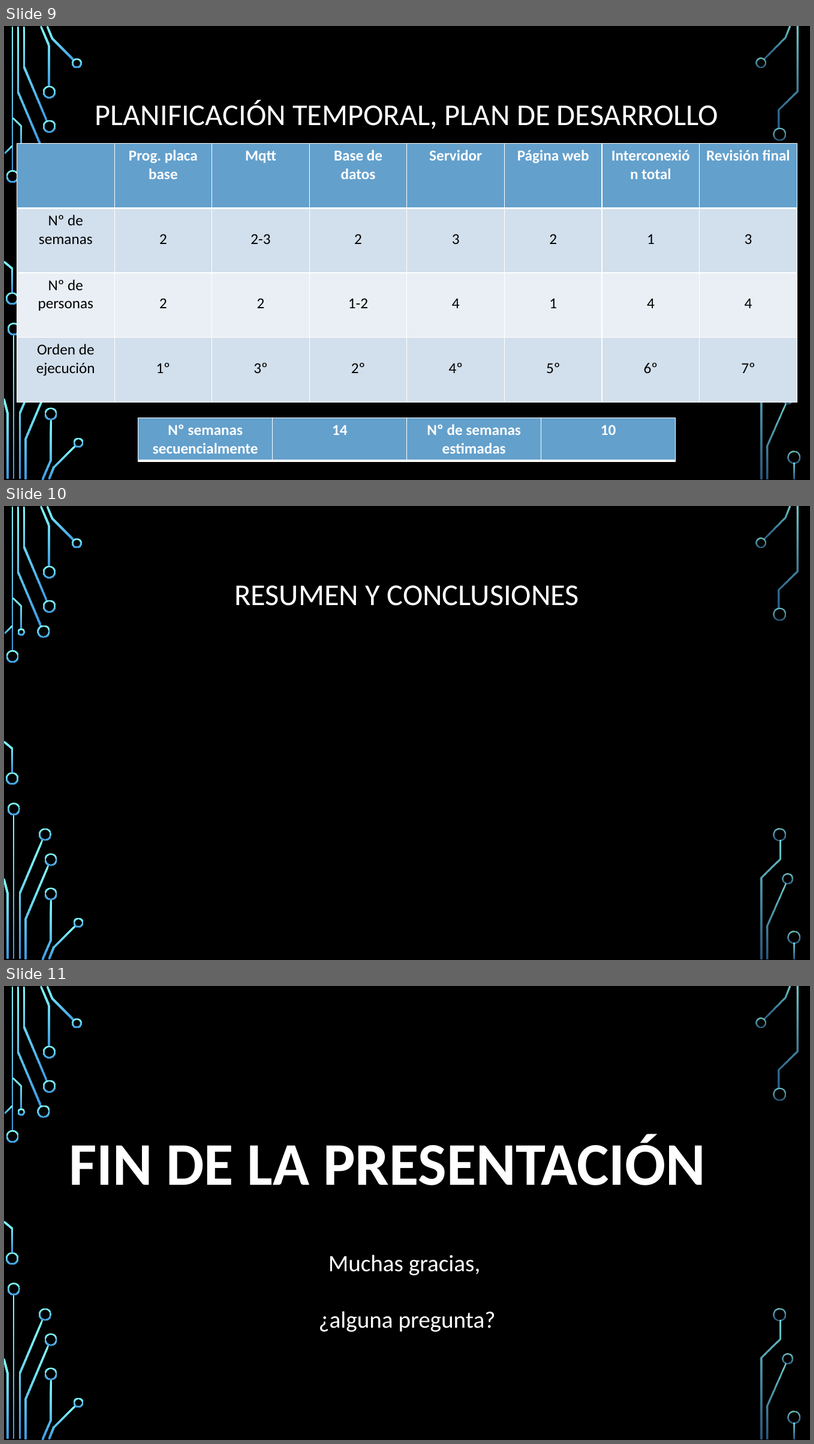
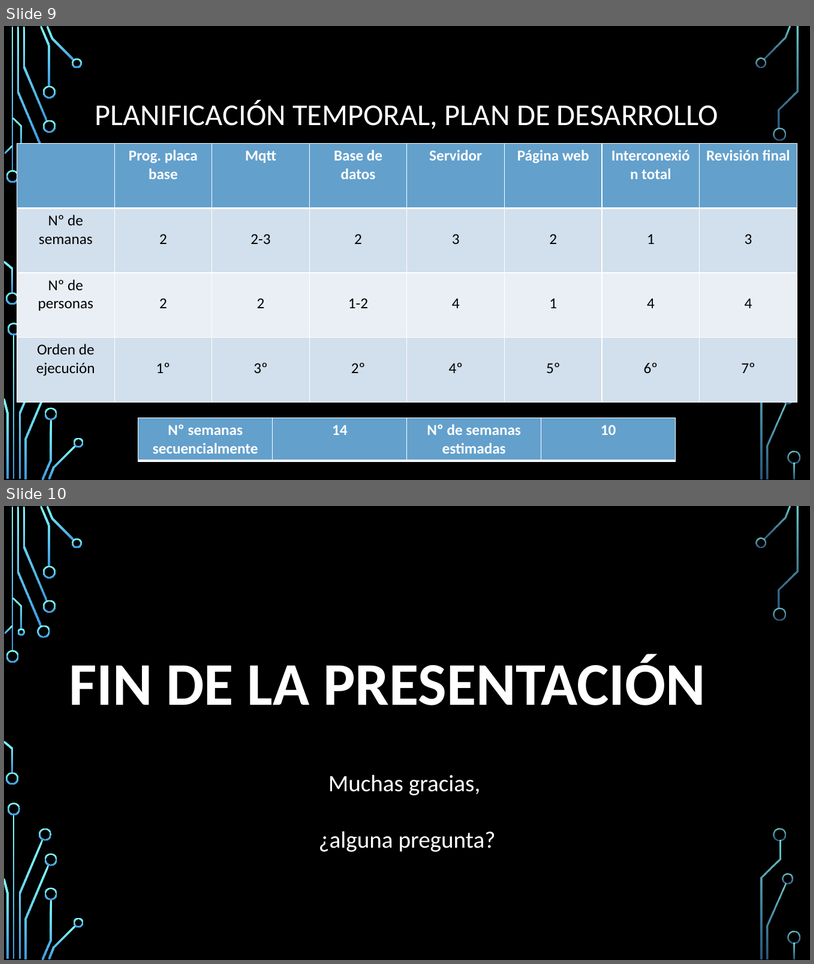
Before and after one commit to ByVerduXx/ControlAforo, a slide deck: Control de aforo.pptx. Shown one above the other, each under a label of ours: slides 9, 10 and 11 before the commit, slides 9 and 10 after it. The pictures are 814x1444 and 814x964 pixels, drawn with LibreOffice and Linux fonts; fonts in the diff are those of the drawing; background and template pictures are left out. Boxes give left, top, right and bottom in pixels: in the first picture for what was removed or moved away, otherwise in the second. Text is boxed around its words. In the diff, an @@ line names an element or a change of style, - is before the commit and + after.

```diff
--- a/Control de aforo.pptx
+++ b/Control de aforo.pptx
@@ slide 10 removed at [4, 506, 810, 960], background picture (left out); not listed: 36 template elements that a slide beside it also shows @@
@@ title removed at [234, 585, 579, 606] @@
-RESUMEN Y CONCLUSIONES
@@ what was slide 11 is now slide 10 @@
```
Also in this commit, not shown: 2 slides changed, 1 other file.
